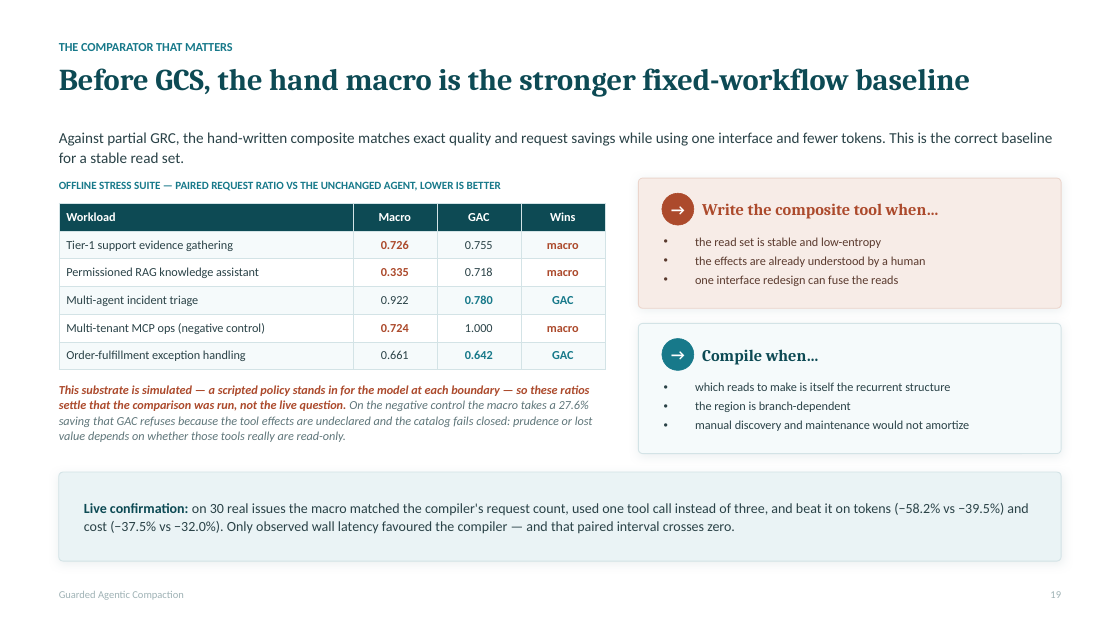
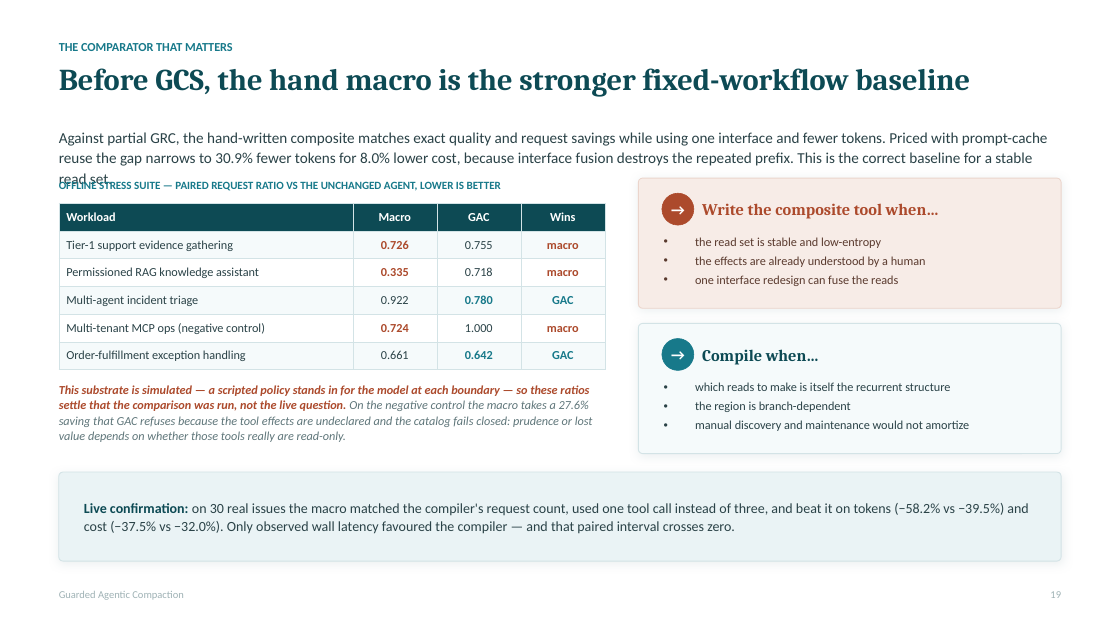
Before and after one commit to rrahimi-uci/guarded-agentic-compaction, a slide deck: slide 19 of paper/slides/compiling-recurrent-agent-workflows-into-guarded-programs-detailed.pptx. Drawn at 1120x630 pixels with LibreOffice and Linux fonts; fonts in the diff are those of the drawing. Boxes give left, top, right and bottom in pixels: in the first picture for what was removed or moved away, otherwise in the second. Text is boxed around its words. In the diff, an @@ line names an element or a change of style, - is before the commit and + after.

```diff
--- a/paper/slides/compiling-recurrent-agent-workflows-into-guarded-programs-detailed.pptx
+++ b/paper/slides/compiling-recurrent-agent-workflows-into-guarded-programs-detailed.pptx
@@ text at box(59, 132, 1048, 166): text changed @@
-Against partial GRC, the hand-written composite matches exact quality and request savings while using one interface and fewer tokens. This is the correct baseline for a stable read set.
+Against partial GRC, the hand-written composite matches exact quality and request savings while using one interface and fewer tokens. Priced with prompt-cache reuse the gap narrows to 30.9% fewer tokens for 8.0% lower cost, because interface fusion destroys the repeated prefix. This is the correct baseline for a stable read set.
```
Also in this commit, not shown: 3 other slides changed, 13 other files.
